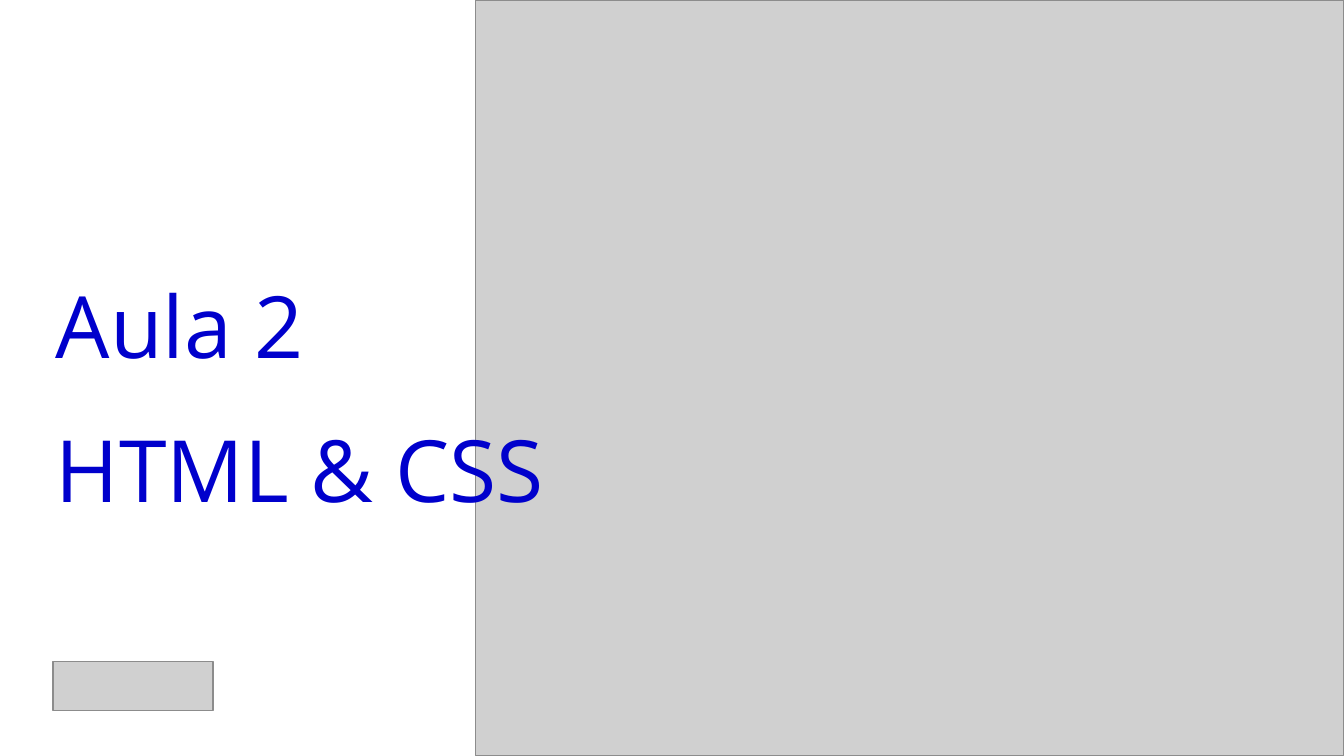
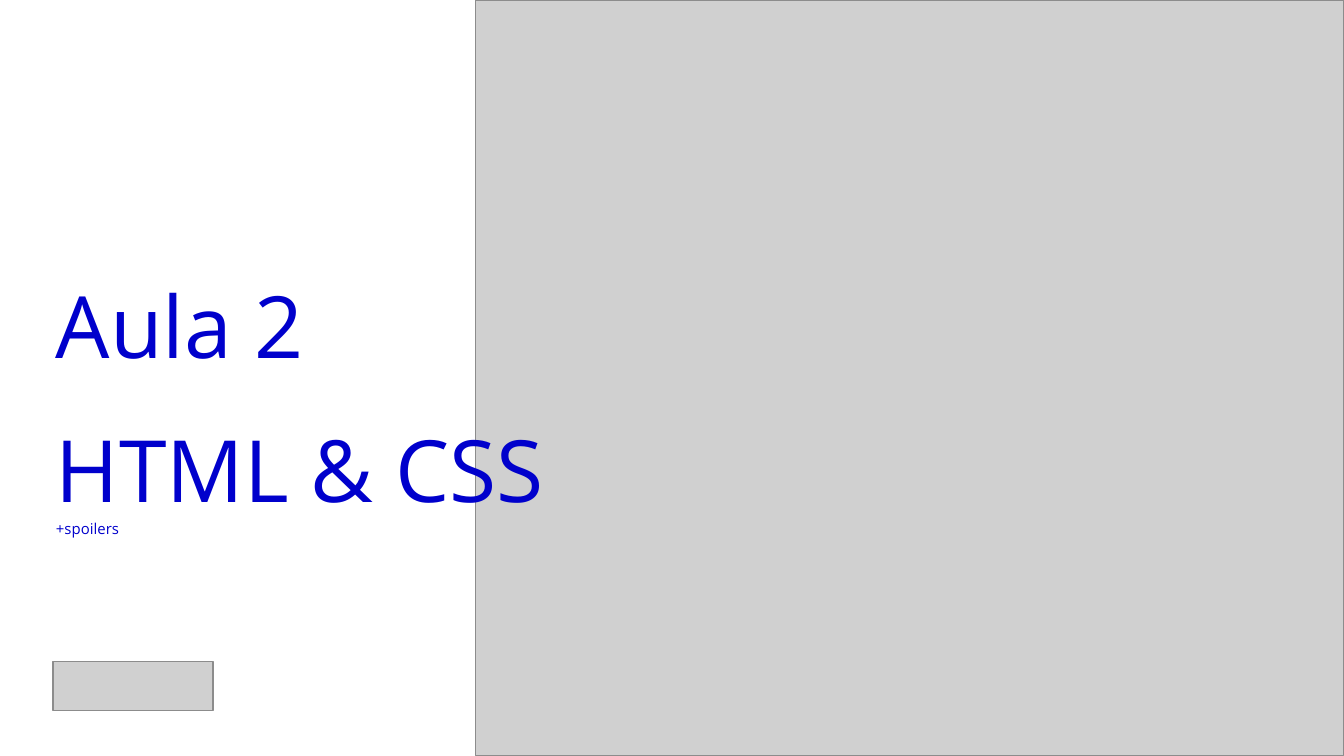
Before and after one commit to ferfox1981/embarque-digital-serpro, a slide deck: slide 1 of aula2/embarque-digital-serpro-aula2.pptx. Drawn at 1344x756 pixels with LibreOffice and Linux fonts; fonts in the diff are those of the drawing; grey boxes stand for pictures; background and template pictures are left out. Boxes give left, top, right and bottom in pixels: in the first picture for what was removed or moved away, otherwise in the second. Text is boxed around its words. In the diff, an @@ line names an element or a change of style, - is before the commit and + after.

```diff
--- a/aula2/embarque-digital-serpro-aula2.pptx
+++ b/aula2/embarque-digital-serpro-aula2.pptx
@@ text at (56, 522, 119, 538): paragraph added @@
++spoilers
```
Also in this commit, not shown: 7 other slides changed, 4 slides added, 3 other files.
